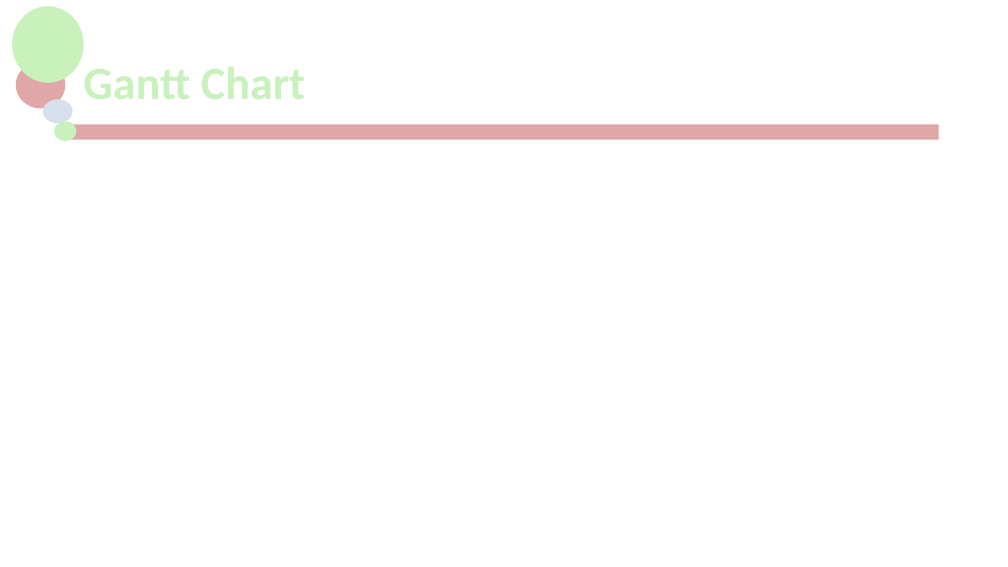
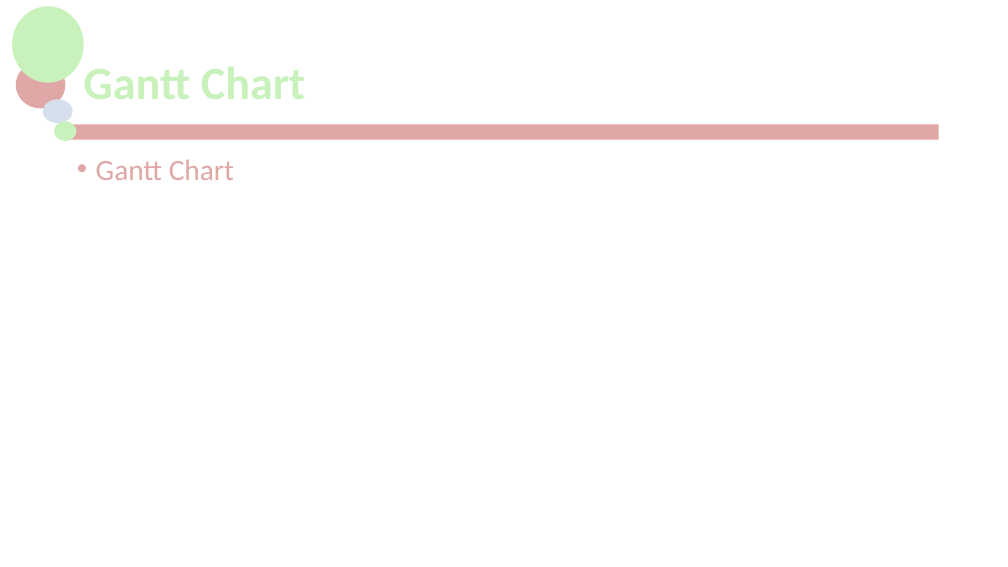
Before and after one commit to jackG97/Project, a slide deck: slide 4 of MCTV Limited.pptx. Drawn at 1008x567 pixels with LibreOffice and Linux fonts; fonts in the diff are those of the drawing; background and template pictures are left out. Boxes give left, top, right and bottom in pixels: in the first picture for what was removed or moved away, otherwise in the second. Text is boxed around its words. In the diff, an @@ line names an element or a change of style, - is before the commit and + after.

```diff
--- a/MCTV Limited.pptx
+++ b/MCTV Limited.pptx
@@ text added at (96,160,234,180), 28 pt, text #DFA7A5 @@
+• Gantt Chart
```
Also in this commit, not shown: 3 other slides changed, 1 slide added, 1 slide removed.
